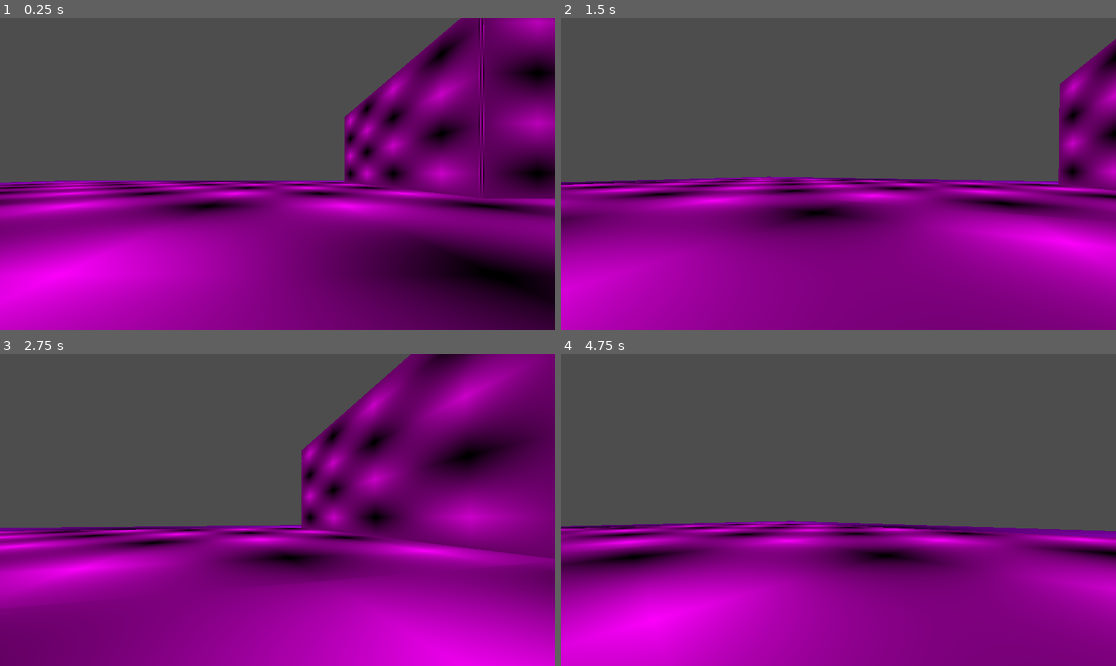
Above: before the commit, frames 1-4 (two rows, left to right).
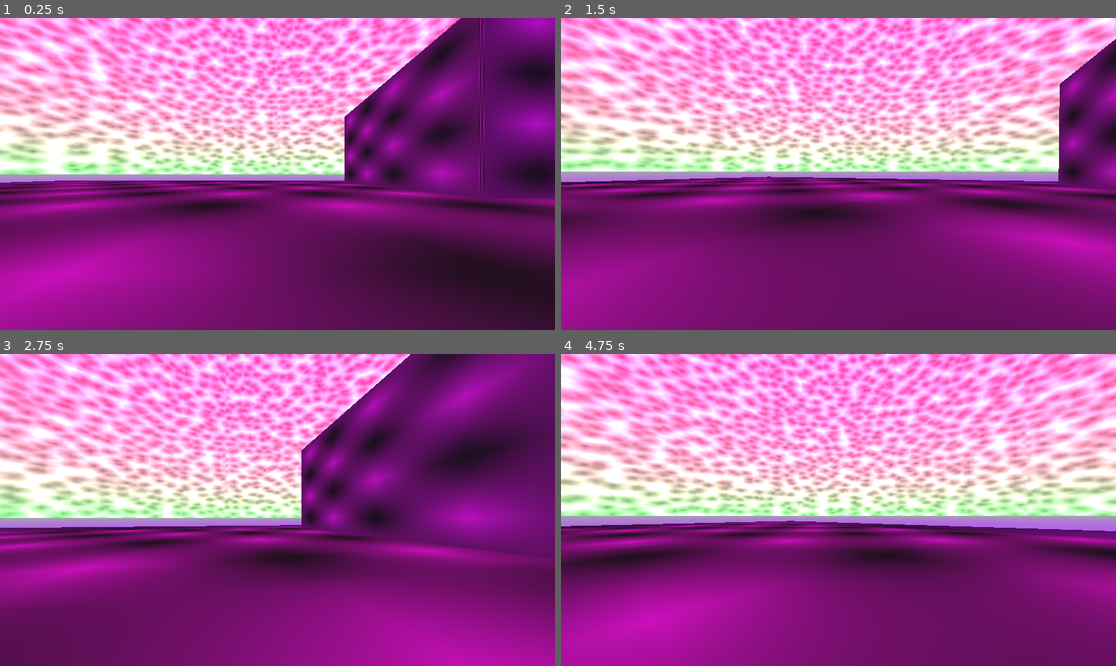
Above: after the commit, the same moments.

Repository: loteque/ssj2025-puzzle
Game: Godot game, scene res://world_test.tscn
The game is run twice, just before and just after one commit, with the same random seed, the same clock (stepped at 60 frames per second) and the same inputs.
Inputs (mouse positions are in pixels of both pictures, inside the frame that each line leads up to):
- Up to frame 1 (0.25 s): no input
- Up to frame 2 (1.5 s): tap Enter at 0.5 s; move the mouse to (866, 174) at 0.52 s; hold W (move_forward) from 0.53 s (still down); tap E (interact) at 0.6, 1.35 s; move the mouse to (810, 174) at 1.27 s
- Up to frame 3 (2.75 s): keep holding W (move_forward); move the mouse to (288, 503) at 2.02 s; tap E (interact) at 2.1 s
- Up to frame 4 (4.75 s): keep holding W (move_forward); move the mouse to (832, 516) at 2.77 s; tap E (interact) at 2.85, 3.6, 4.35 s; move the mouse to (877, 513) at 3.52 s; move the mouse to (794, 506) at 4.27 s

The runs differ from the first frame. In frame 1, 66% of the frame differs, in the area x 0-100%, y 0-100%; in frame 2, 90%; in frame 3, 70%; in frame 4, 93%.

Commit message:
remove enviro from character camera, add to world

Diff:
--- a/character/character.tscn
+++ b/character/character.tscn
@@ -1,18 +1,7 @@
-[gd_scene load_steps=9 format=3 uid="uid://dglm154fbva4n"]
+[gd_scene load_steps=6 format=3 uid="uid://dglm154fbva4n"]
 
 [ext_resource type="Script" uid="uid://catw6yj706a3o" path="res://character/character_controller.gd" id="1_dvpr4"]
 [ext_resource type="Script" uid="uid://c4t3b4yqb6ln2" path="res://common/interactable/Interactable3D/InteractableRayCast.gd" id="2_1l1n4"]
-
-[sub_resource type="ProceduralSkyMaterial" id="ProceduralSkyMaterial_avm4t"]
-sky_curve = 1.42705
-sky_energy_multiplier = 2.58
-
-[sub_resource type="Sky" id="Sky_o0eve"]
-sky_material = SubResource("ProceduralSkyMaterial_avm4t")
-
-[sub_resource type="Environment" id="Environment_6ivlp"]
-sky = SubResource("Sky_o0eve")
-ambient_light_source = 3
 
 [sub_resource type="StandardMaterial3D" id="StandardMaterial3D_6ivlp"]
 albedo_color = Color(1, 1, 0.0235294, 1)
@@ -29,7 +18,6 @@
 [node name="Camera3D" type="Camera3D" parent="."]
 unique_name_in_owner = true
 transform = Transform3D(1, 0, 0, 0, 1, 0, 0, 0, 1, 0, 1.94931, -0.308874)
-environment = SubResource("Environment_6ivlp")
 
 [node name="InteractableRayCast3D" type="RayCast3D" parent="Camera3D" node_paths=PackedStringArray("interactor")]
 target_position = Vector3(0, 0, -4)
--- a/world_test.tscn
+++ b/world_test.tscn
@@ -1,7 +1,32 @@
-[gd_scene load_steps=3 format=3 uid="uid://btbmxi7kreni8"]
+[gd_scene load_steps=8 format=3 uid="uid://btbmxi7kreni8"]
 
 [ext_resource type="PackedScene" uid="uid://dglm154fbva4n" path="res://character/character.tscn" id="1_avm4t"]
 [ext_resource type="PackedScene" uid="uid://c0otwb05e6i0y" path="res://puzzles/stages/000.tscn" id="2_o0eve"]
+
+[sub_resource type="FastNoiseLite" id="FastNoiseLite_o0eve"]
+noise_type = 2
+frequency = 0.2287
+fractal_octaves = 3
+fractal_weighted_strength = 0.59
+
+[sub_resource type="NoiseTexture2D" id="NoiseTexture2D_6ivlp"]
+noise = SubResource("FastNoiseLite_o0eve")
+
+[sub_resource type="ProceduralSkyMaterial" id="ProceduralSkyMaterial_6ivlp"]
+sky_top_color = Color(0.921569, 0.121569, 0.54902, 1)
+sky_horizon_color = Color(0.337059, 0.762784, 0.350369, 1)
+sky_cover = SubResource("NoiseTexture2D_6ivlp")
+ground_bottom_color = Color(0.72549, 0.294118, 1, 1)
+
+[sub_resource type="Sky" id="Sky_61swc"]
+sky_material = SubResource("ProceduralSkyMaterial_6ivlp")
+
+[sub_resource type="Environment" id="Environment_o8y75"]
+background_mode = 2
+sky = SubResource("Sky_61swc")
+ambient_light_source = 3
+ambient_light_sky_contribution = 0.6
+ambient_light_energy = 6.07
 
 [node name="Node3D" type="Node3D"]
 
@@ -10,3 +35,6 @@
 
 [node name="PuzzleStage000" parent="." instance=ExtResource("2_o0eve")]
 transform = Transform3D(1, 0, 0, 0, 1, 0, 0, 0, 1, 0, 0.505804, 0)
+
+[node name="WorldEnvironment" type="WorldEnvironment" parent="."]
+environment = SubResource("Environment_o8y75")
Not shown, added: export_presets.cfg
